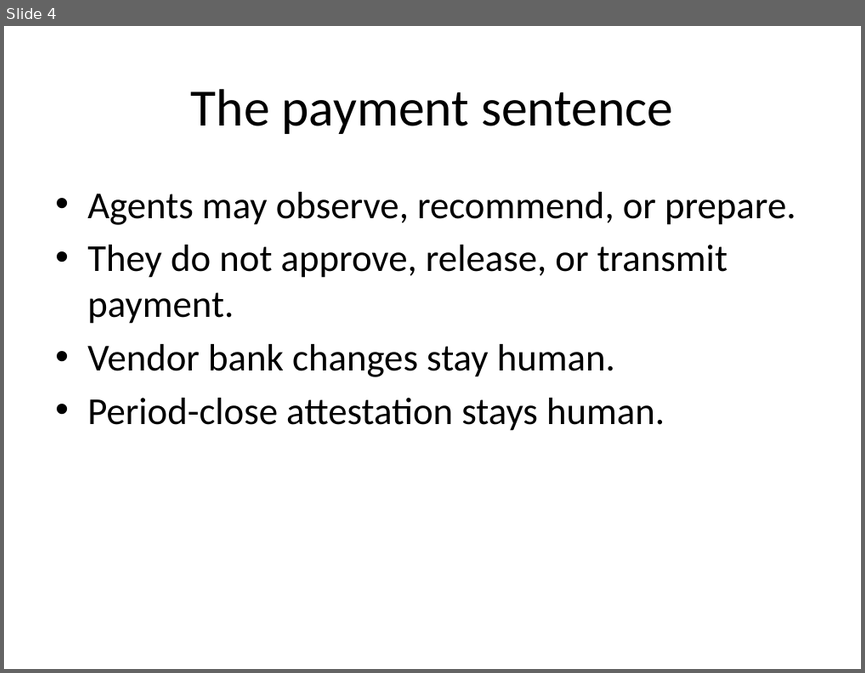
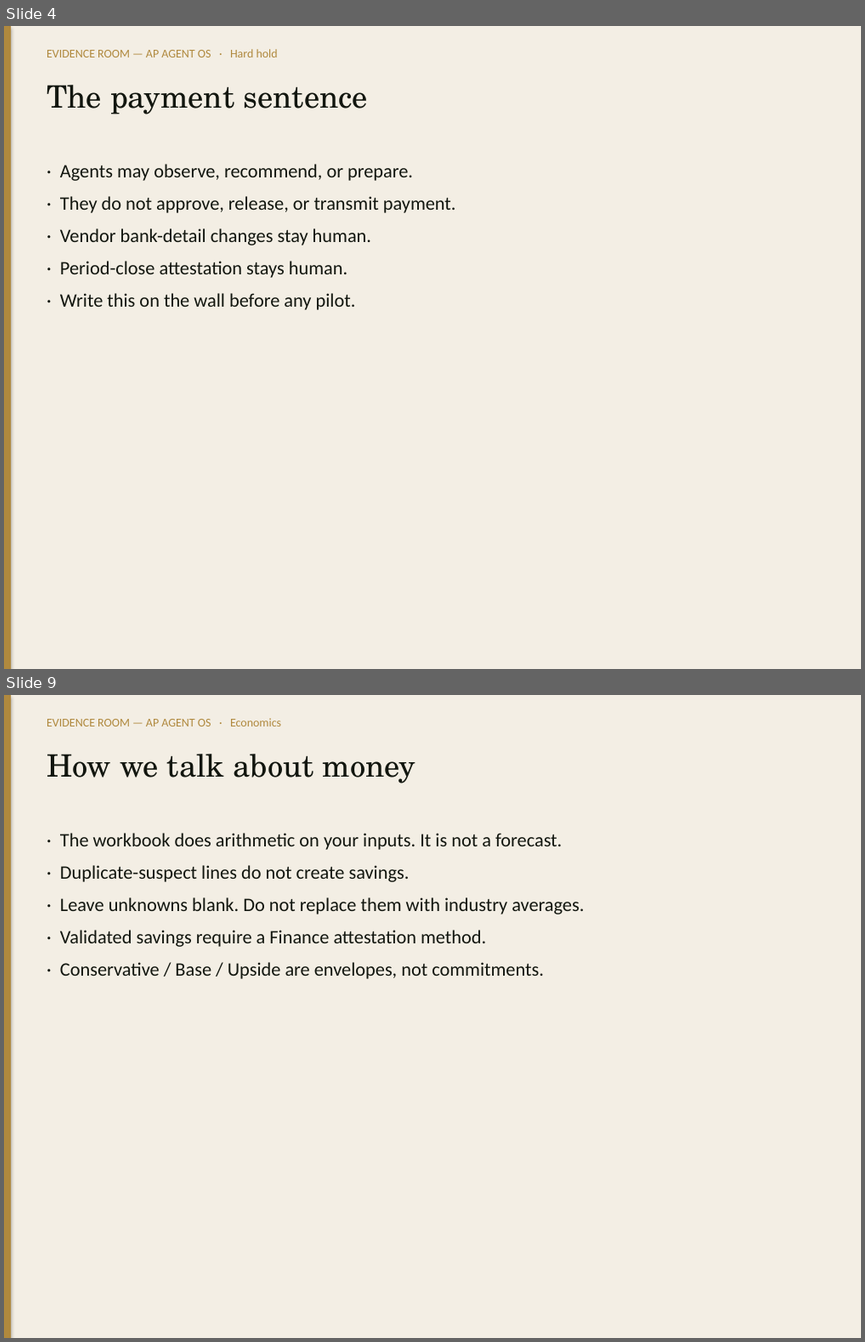
Before and after one commit to adamintelligenceai/Origin, a slide deck: evidence-room/04_AP_AGENT_OS_TEAM/Decks/ER_CFO_AP_Transformation.pptx. Shown one above the other, each under a label of ours: slide 4 before the commit, slides 4 and 9 after it; the slides between them are not shown. The pictures are 865x673 and 865x1342 pixels, drawn with LibreOffice and Linux fonts; fonts in the diff are those of the drawing. Boxes give left, top, right and bottom in pixels: in the first picture for what was removed or moved away, otherwise in the second. Text is boxed around its words. In the diff, an @@ line names an element or a change of style, - is before the commit and + after.

```diff
--- a/evidence-room/04_AP_AGENT_OS_TEAM/Decks/ER_CFO_AP_Transformation.pptx
+++ b/evidence-room/04_AP_AGENT_OS_TEAM/Decks/ER_CFO_AP_Transformation.pptx
@@ slide 9 added at (4,695,861,1338), background #FFFFFF @@
@@ rectangle added at (4,695,861,1338), fill #F3EEE4 @@
@@ rectangle added at (4,695,11,1338), fill #B0893E @@
@@ text added at (46,718,281,726), 10 pt, text #B0893E @@
+EVIDENCE ROOM — AP AGENT OS · Economics
@@ text added at (46,754,416,783), 26 pt, text #12160F @@
+How we talk about money
@@ text added at (60,833,584,979), 16 pt, text #12160F @@
+· The workbook does arithmetic on your inputs. It is not a forecast.
+· Duplicate-suspect lines do not create savings.
+· Leave unknowns blank. Do not replace them with industry averages.
+· Validated savings require a Finance attestation method.
+· Conservative / Base / Upside are envelopes, not commitments.
@@ slide 4 changed as well @@
@@ rectangle added at (4,26,861,669), fill #F3EEE4 @@
@@ rectangle added at (4,26,11,669), fill #B0893E @@
@@ text added at (46,49,278,57), 10 pt, text #B0893E @@
+EVIDENCE ROOM — AP AGENT OS · Hard hold
@@ text "The payment sentence": place and size @@
-text "The payment sentence" at (191,89,673,134)
+text "The payment sentence" at (46,85,367,114)
@@ text "The payment sentence" at (46,85,367,114): size 44 to 26 pt, font Calibri to TeX Gyre Schola, text colour #000000 to #12160F; alignment centre to left; vertical alignment middle to top @@
@@ text at (60,164,456,310): text changed; size 32 to 16 pt; text colour #000000 to #12160F @@
-• Agents may observe, recommend, or prepare.
-• They do not approve, release, or transmit payment.
-• Vendor bank changes stay human.
-• Period-close attestation stays human.
+· Agents may observe, recommend, or prepare.
+· They do not approve, release, or transmit payment.
+· Vendor bank-detail changes stay human.
+· Period-close attestation stays human.
+· Write this on the wall before any pilot.
```
Also in this commit, not shown: 4 other slides changed, 5 other slides added, 1 slide removed, 55 other files.
